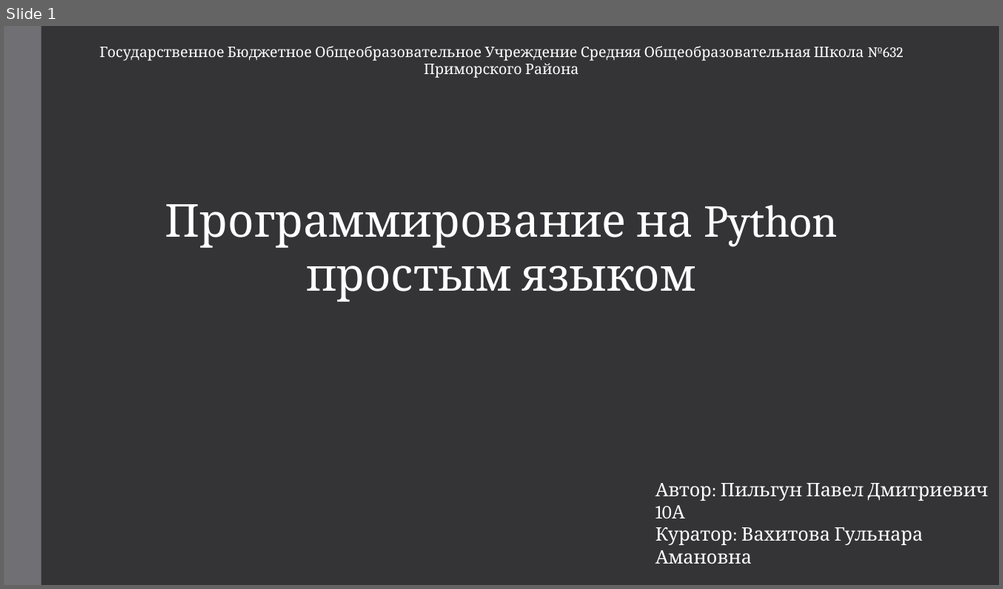
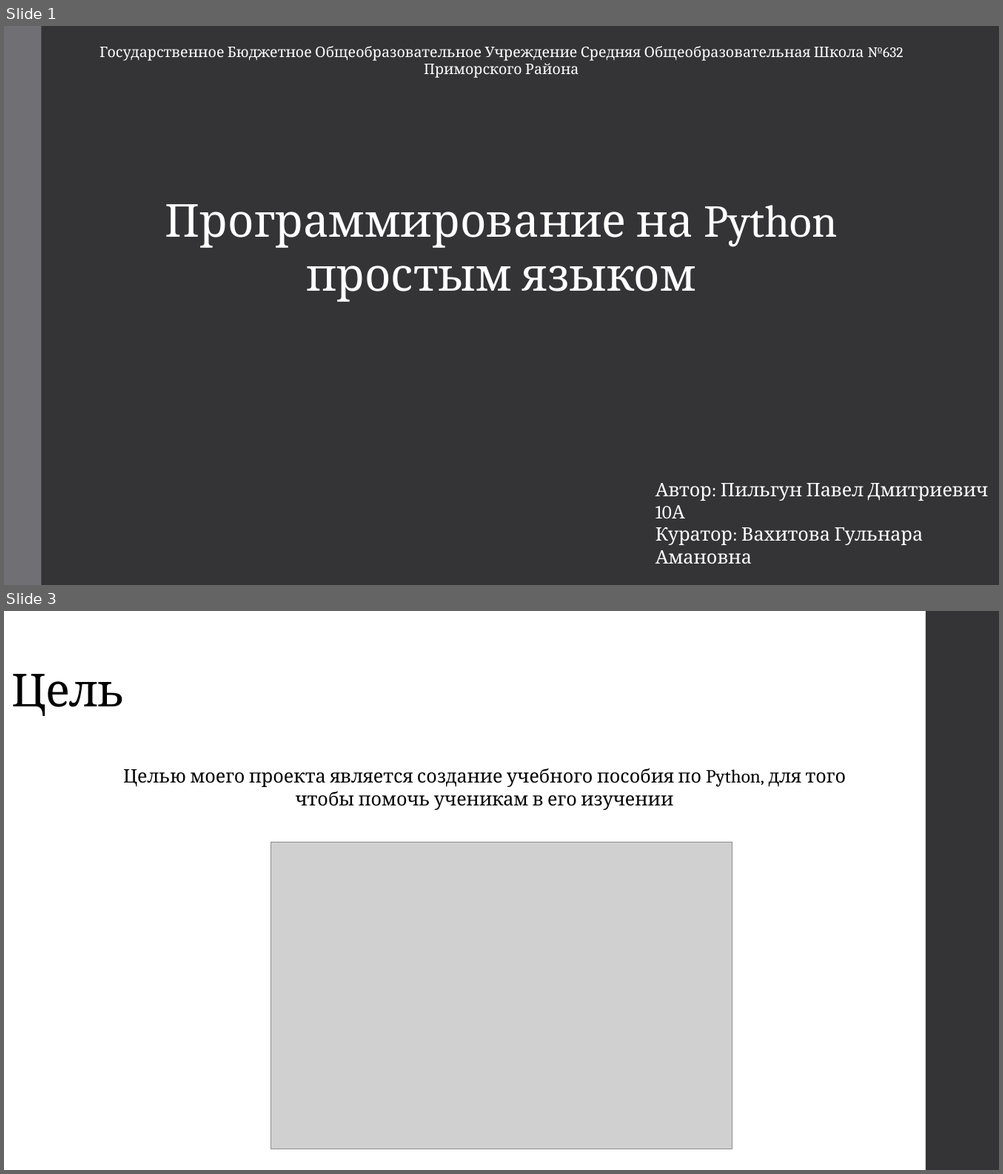
Before and after one commit to UshliyOrk/python_basics, a slide deck: перзентация.pptx. Shown one above the other, each under a label of ours: slide 1 before the commit, slides 1 and 3 after it; the slides between them are not shown. The pictures are 1003x589 and 1003x1174 pixels, drawn with LibreOffice and Linux fonts; fonts in the diff are those of the drawing; grey boxes stand for pictures. Boxes give left, top, right and bottom in pixels: in the first picture for what was removed or moved away, otherwise in the second. Text is boxed around its words. In the diff, an @@ line names an element or a change of style, - is before the commit and + after.

```diff
--- a/перзентация.pptx
+++ b/перзентация.pptx
@@ slide 3 added at [4, 611, 999, 1170], background #FFFFFF @@
@@ rectangle added at [925, 611, 999, 1170], fill #353537 @@
@@ title added at [11, 674, 125, 716], 44 pt, text #000000 @@
+Цель
@@ text added at [123, 768, 845, 810], 18 pt, text #000000 @@
+Целью моего проекта является создание учебного пособия по Python, для того чтобы помочь ученикам в его изучении
@@ picture added at [271, 843, 732, 1150] @@
```
Also in this commit, not shown: 2 slides changed, 1 other slide added, 2 slides removed, 2 other files.
